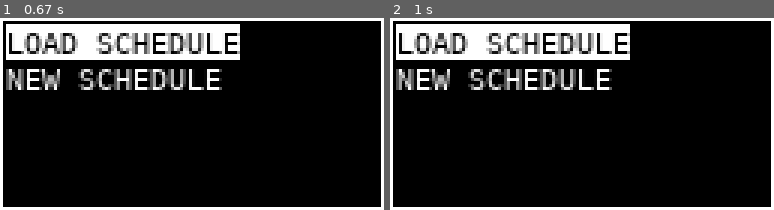
Above: before the commit, frames 1-2 (left to right).
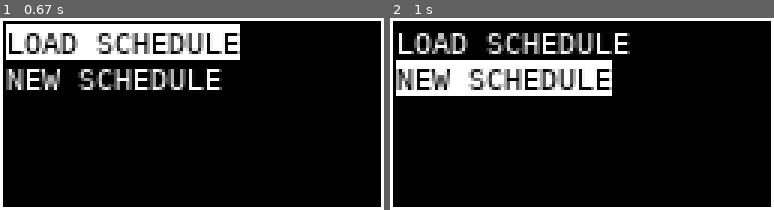
Above: after the commit, the same moments.

Repository: pintbrewer/kilnUI
Game: pygame game, started from main.py
Two runs of this game, one before a commit and one after it. Both use one fixed random seed, a clock stepped at 60 frames per second and the inputs below.
Inputs:
- Up to frame 1 (0.67 s): hold Up from 0.33 s (still down)
- Up to frame 2 (1 s): release Up at 0.8 s; hold Down from 0.83 s (still down)

Frame 1 is identical in both runs. In frame 2, 22% of the frame differs, in the area x 1-63%, y 3-41%.

Commit message:
adding screen logic

Diff:
--- a/main.py
+++ b/main.py
@@ -5,7 +5,7 @@
 SCREEN_HEIGHT  = 64
 black = (0,0,0)
 white = (255,255,255)
-
+HOME = ["LOAD SCHEDULE", "NEW SCHEDULE"]
 
 def init_screen():
     pygame.init()
@@ -18,8 +18,8 @@
     pygame.display.update()
     return screen
 
-def home_screen(screen, selected):
-    selections = ["LOAD SCHEDULE", "NEW SCHEDULE"]
+def select_mode(screen, selections, selected):
+    #selections = ["LOAD SCHEDULE", "NEW SCHEDULE"]
     main_font = pygame.font.SysFont("menlo", 10)
     font_height = main_font.get_height()
     text_start = [2, 2]
@@ -37,14 +37,22 @@
 def main():
     running = True
     screen = init_screen()
-    home_screen(screen, 0)
+    selected = 0
+    select_mode(screen, HOME, selected)
     # main loop
     while running:
         # event handling, gets all event from the eventqueue
         for event in pygame.event.get():
             # only do something if the event is of type QUIT
             print(event)
-            if event.type == pygame.QUIT:
+            if event.type == pygame.KEYDOWN and event.key == pygame.K_DOWN:
+                if selected < len(HOME) - 1:
+                    selected = selected + 1
+            if event.type == pygame.KEYDOWN and event.key == pygame.K_UP:
+                if selected > 0 :
+                    selected = selected - 1
+            select_mode(screen, HOME, selected)
+            if (event.type == pygame.QUIT):
                 # change the value to False, to exit the main loop
                 running = False
 
